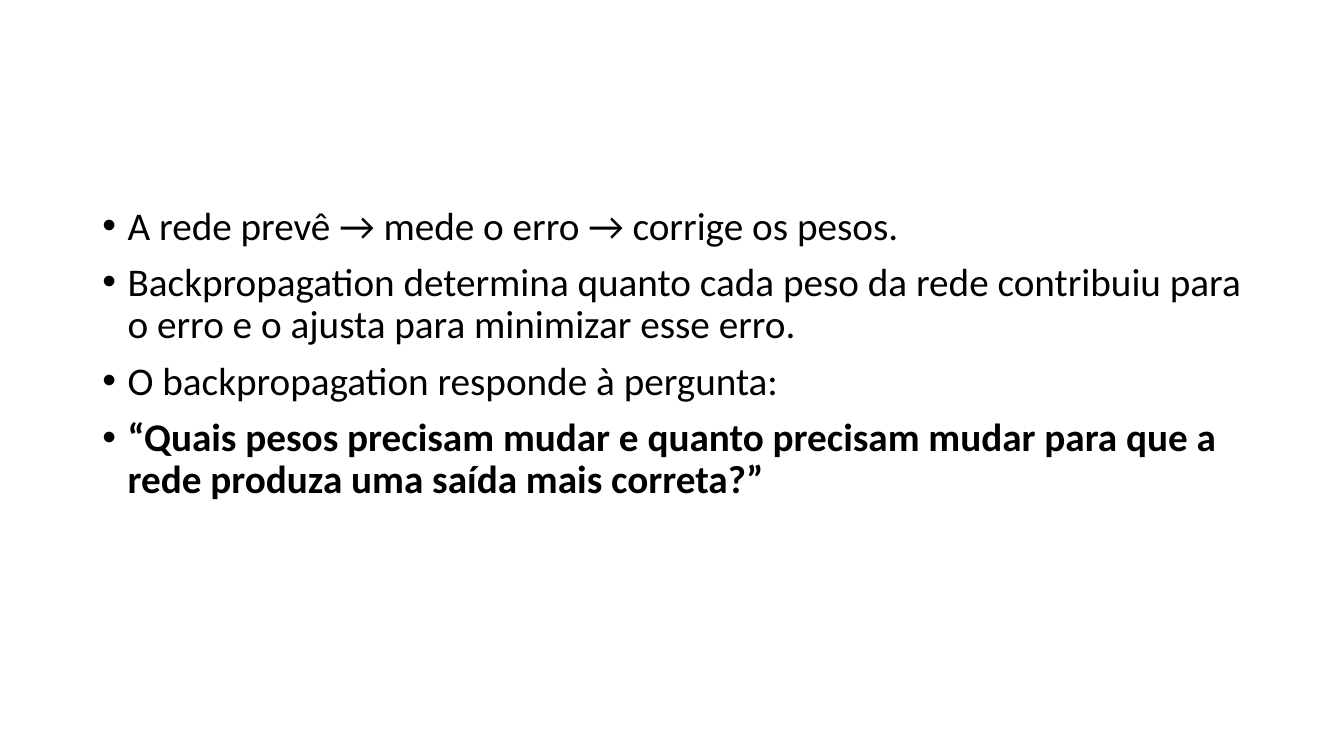
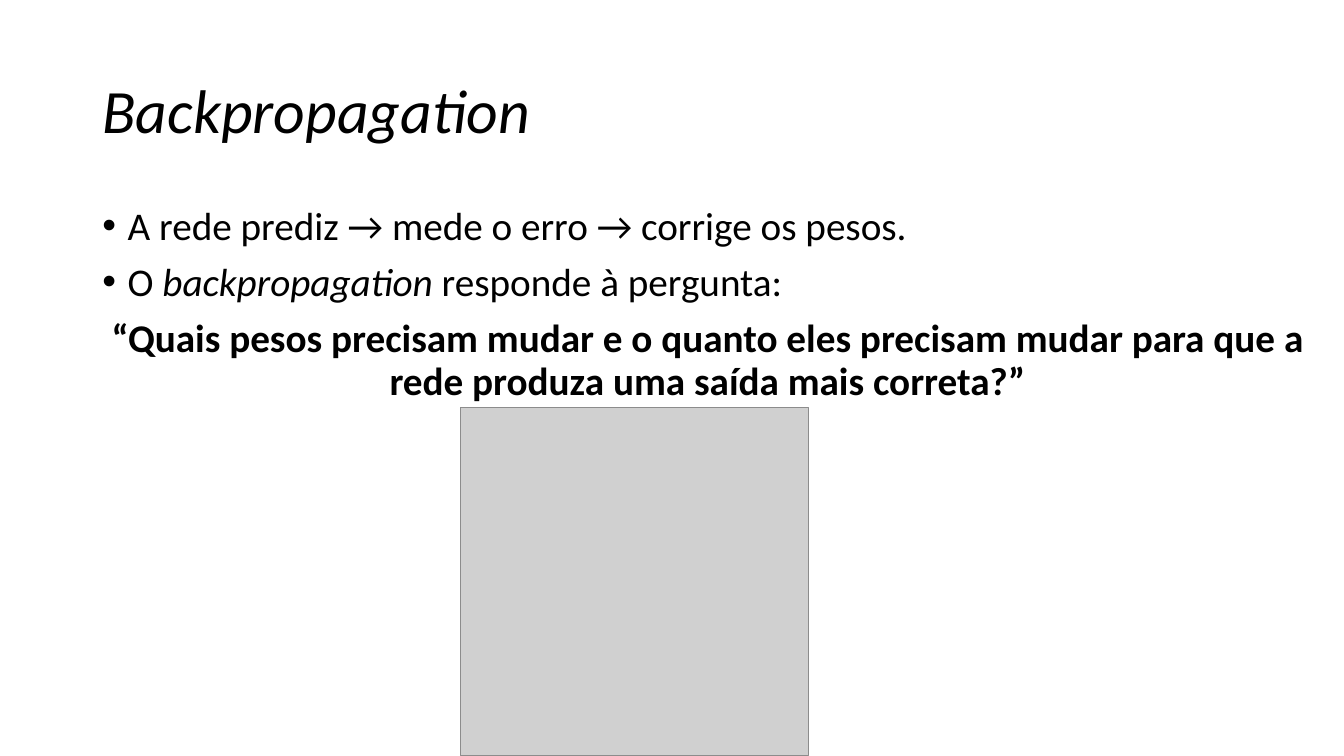
Before and after one commit to zz4fap/c24_inteligencia_artificial, a slide deck: slide 29 of slides/C24_MLP.pptx (slide 30 before the commit). Drawn at 1344x756 pixels with LibreOffice and Linux fonts; fonts in the diff are those of the drawing; grey boxes stand for pictures. Boxes give left, top, right and bottom in pixels: in the first picture for what was removed or moved away, otherwise in the second. Text is boxed around its words. In the diff, an @@ line names an element or a change of style, - is before the commit and + after.

Commit message:
update of slides

```diff
--- a/slides/C24_MLP.pptx
+++ b/slides/C24_MLP.pptx
@@ title added at <box>102,90,529,144</box>, 44 pt, text #000000, italic @@
+Backpropagation
@@ text at <box>128,212,906,247</box>: text changed @@
-• A rede prevê → mede o erro → corrige os pesos.
-• Backpropagation determina quanto cada peso da rede contribuiu para o erro e o ajusta para minimizar esse erro.
+• A rede prediz → mede o erro → corrige os pesos.
@@ text at <box>128,268,782,303</box>: italic on in "backpropagation" @@
@@ text at <box>112,323,1303,401</box>: text changed @@
-• “Quais pesos precisam mudar e quanto precisam mudar para que a rede produza uma saída mais correta?”
+“Quais pesos precisam mudar e o quanto eles precisam mudar para que a rede produza uma saída mais correta?”
@@ picture added at <box>461,407,810,756</box> @@
```
Also in this commit, not shown: 1 other slide changed.
